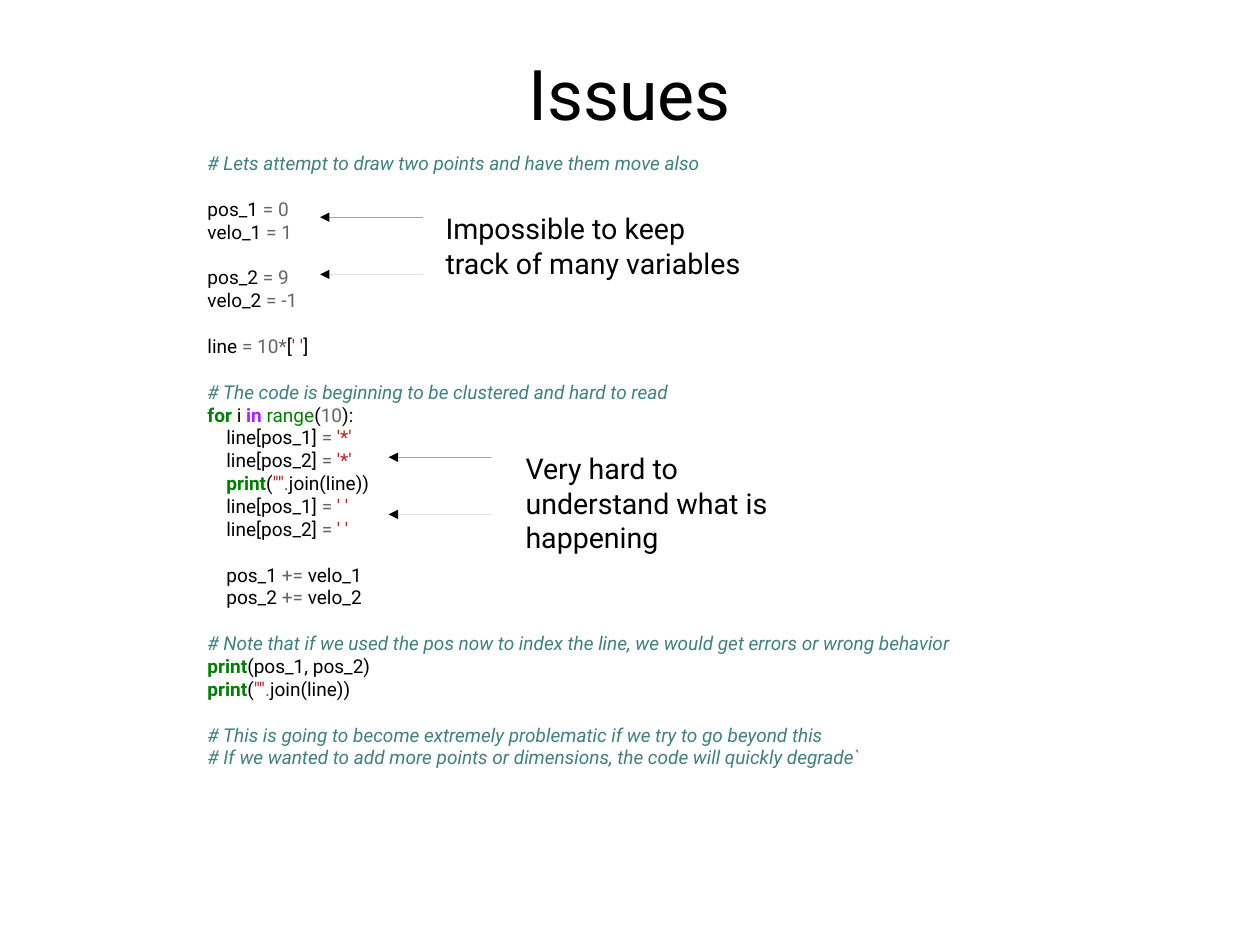
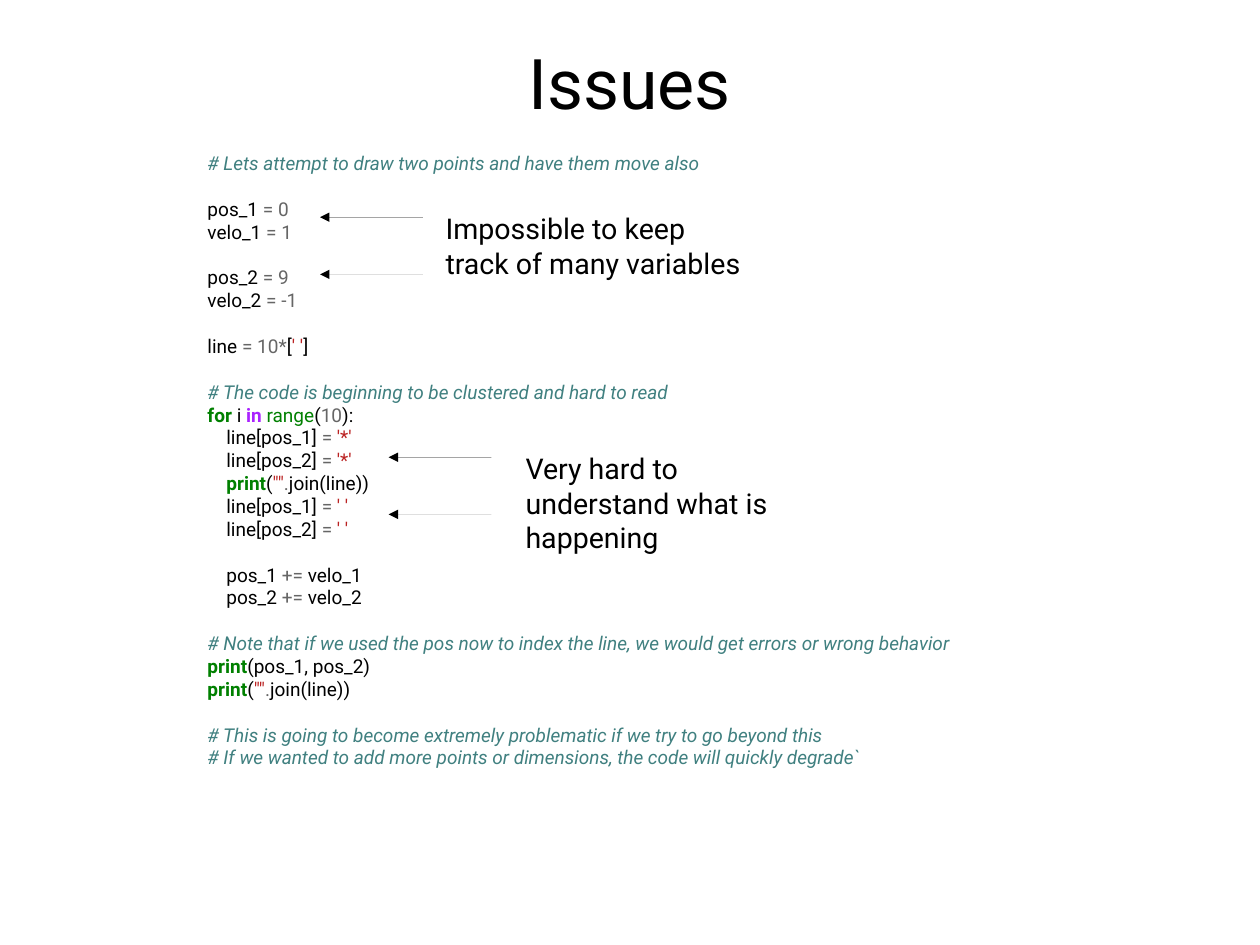
Before and after one commit to f0lie/basic_python_workshop, a slide deck: slide 22 of powerpoint.odp. Drawn at 1260x945 pixels with LibreOffice and Linux fonts; fonts in the diff are those of the drawing. Boxes give left, top, right and bottom in pixels: in the first picture for what was removed or moved away, otherwise in the second. Text is boxed around its words. In the diff, an @@ line names an element or a change of style, - is before the commit and + after.

```diff
--- a/powerpoint.odp
+++ b/powerpoint.odp
@@ title "Issues": place and size @@
-title "Issues" at (528, 70, 731, 121)
+title "Issues" at (528, 59, 731, 110)
```
Also in this commit, not shown: 9 other slides changed, 1 slide added, 1 other file.
